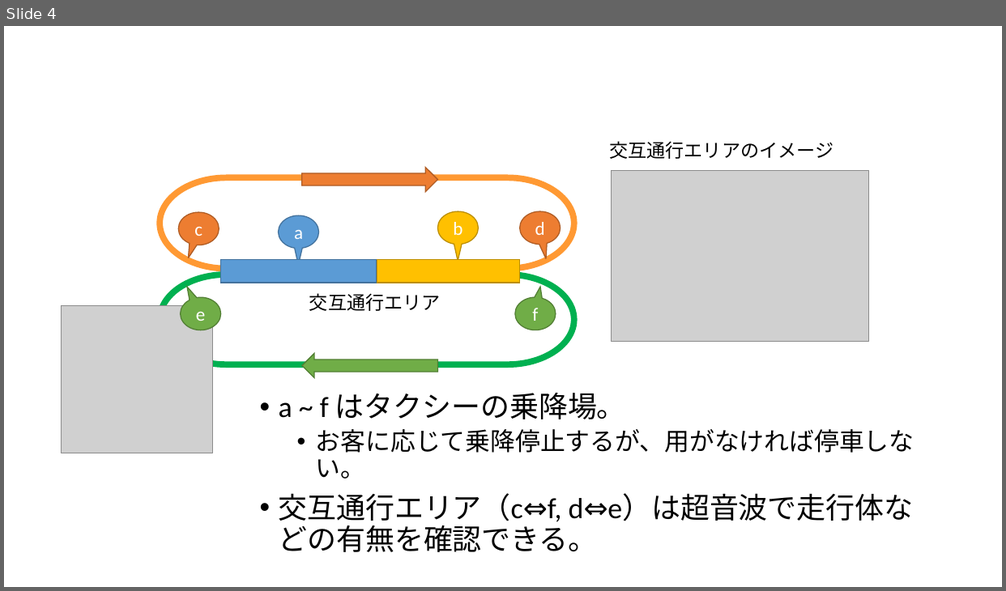
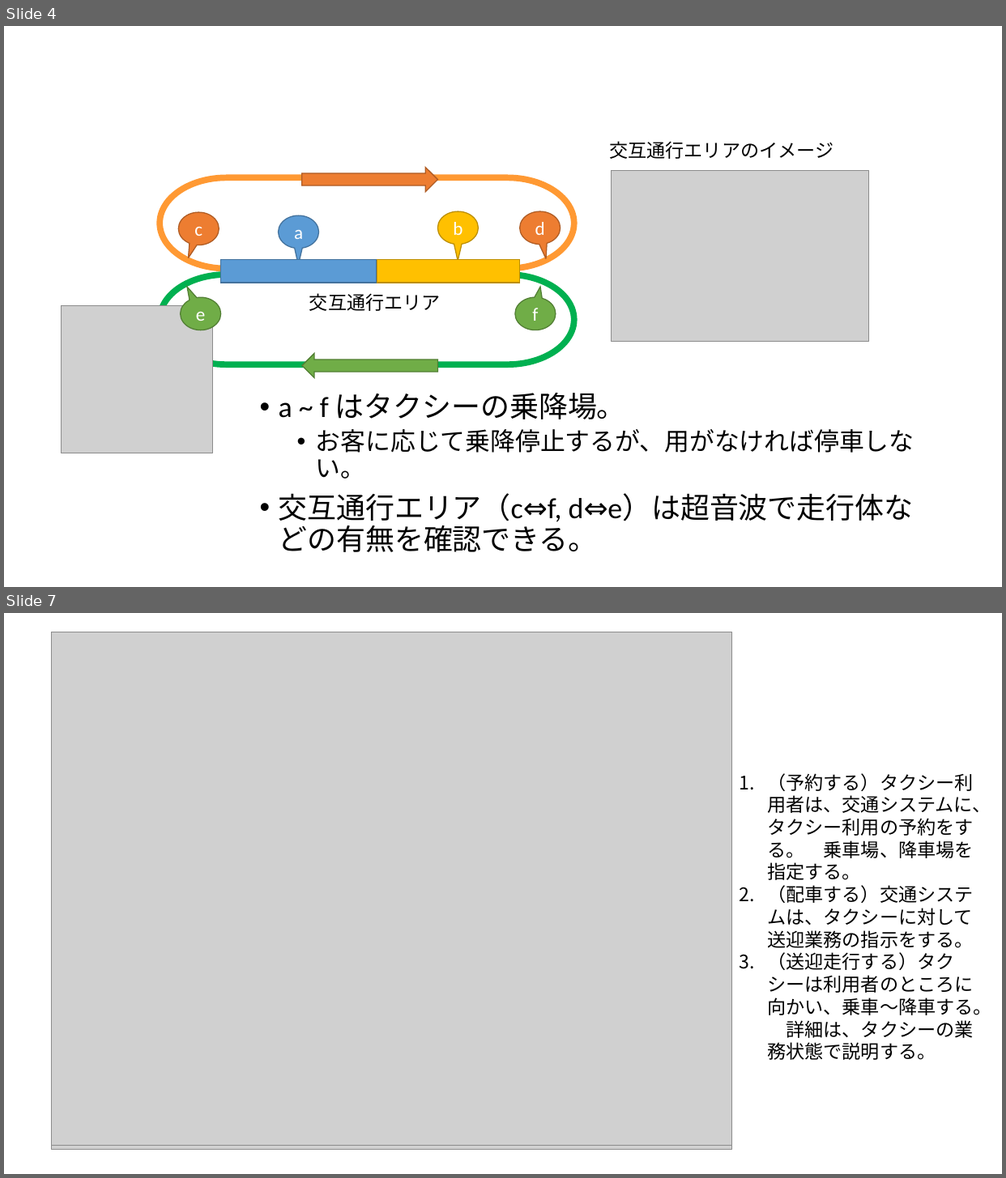
Before and after one commit to nichiyoubi/model_checking_exercise, a slide deck: memo/課題検討hayakawa.pptx. Shown one above the other, each under a label of ours: slide 4 before the commit, slides 4 and 7 after it; the slides between them are not shown. The pictures are 1006x591 and 1006x1178 pixels, drawn with LibreOffice and Linux fonts; fonts in the diff are those of the drawing; grey boxes stand for pictures. Boxes give left, top, right and bottom in pixels: in the first picture for what was removed or moved away, otherwise in the second. Text is boxed around its words. In the diff, an @@ line names an element or a change of style, - is before the commit and + after.

```diff
--- a/memo/課題検討hayakawa.pptx
+++ b/memo/課題検討hayakawa.pptx
@@ slide 7 added at bbox=[4, 613, 1002, 1174], background #FFFFFF @@
@@ picture added at bbox=[51, 636, 731, 1149] @@
@@ picture added at bbox=[51, 632, 731, 1146] @@
@@ text added at bbox=[767, 773, 991, 1060], 18 pt, text #000000 @@
+1. （予約する）タクシー利用者は、交通システムに、タクシー利用の予約をする。 乗車場、降車場を指定する。
+2. （配車する）交通システムは、タクシーに対して送迎業務の指示をする。
+3. （送迎走行する）タクシーは利用者のところに向かい、乗車～降車する。 詳細は、タクシーの業務状態で説明する。
```
Also in this commit, not shown: 2 slides changed, 5 other slides added, 4 slides removed, 1 other file.
